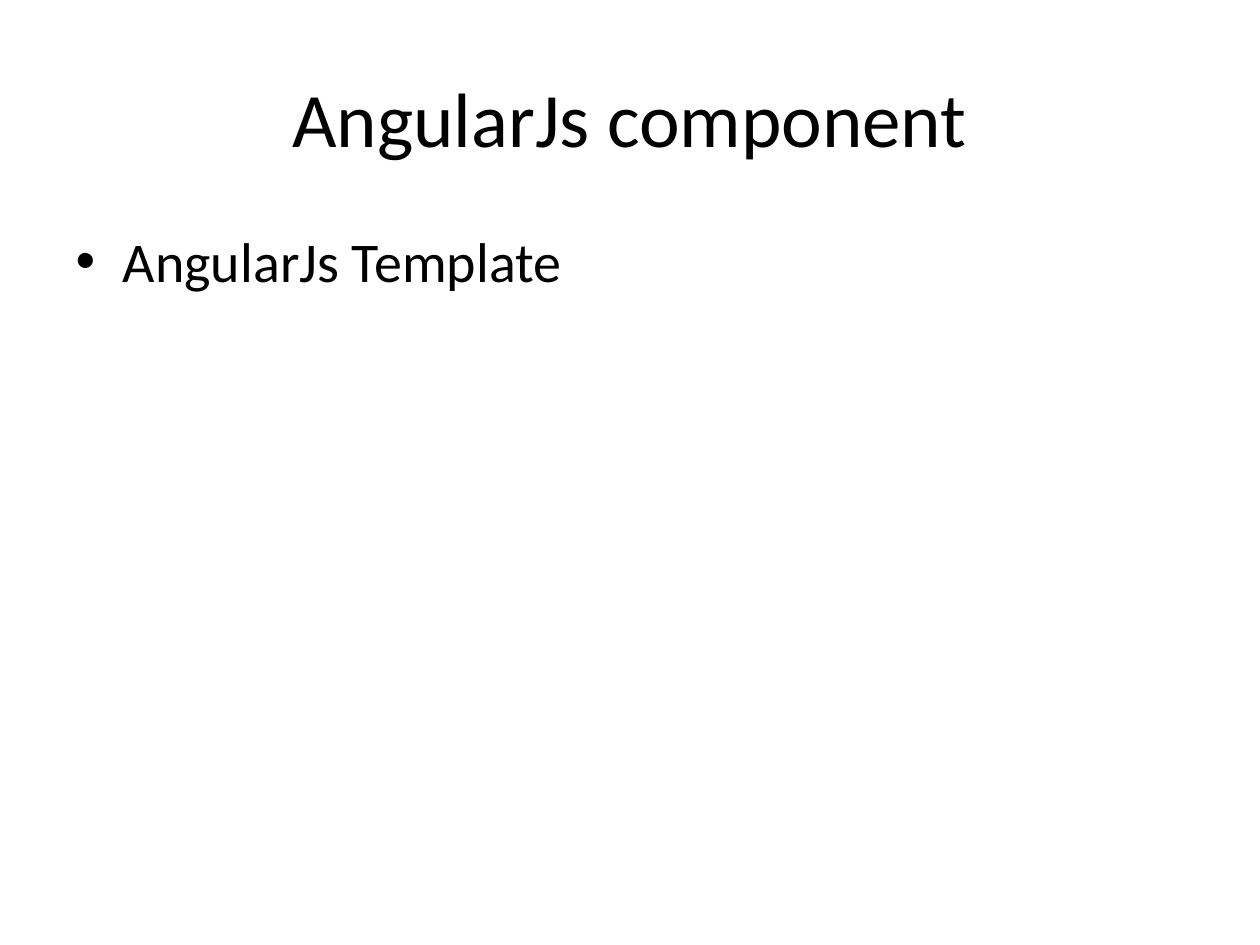
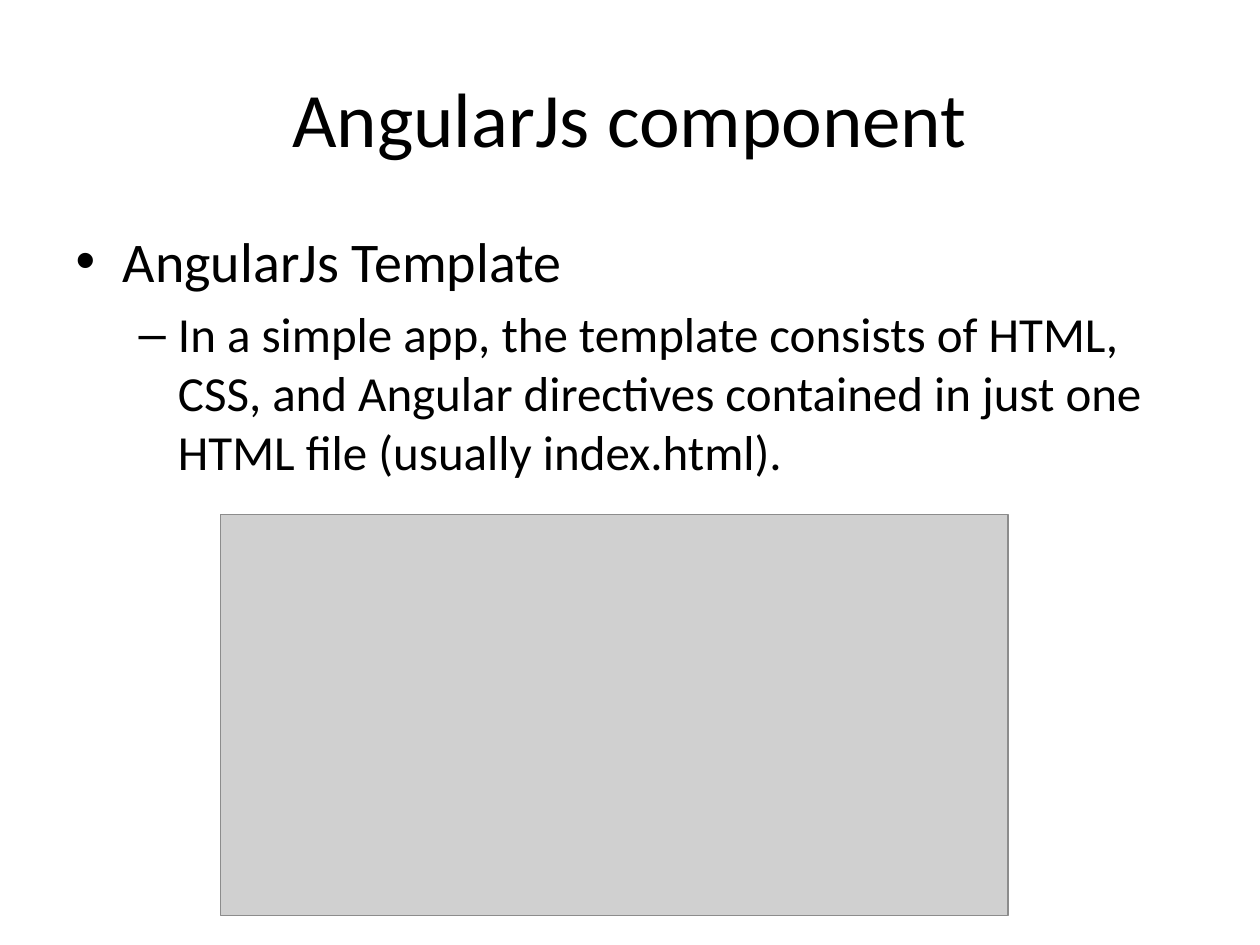
Before and after one commit to tasnim-reza/angularjs-class, a slide deck: slide 22 of class-2-Basic AngularJs/slides/basic angularjs.pptx (slide 23 before the commit). Drawn at 1260x945 pixels with LibreOffice and Linux fonts; fonts in the diff are those of the drawing; grey boxes stand for pictures. Boxes give left, top, right and bottom in pixels: in the first picture for what was removed or moved away, otherwise in the second. Text is boxed around its words. In the diff, an @@ line names an element or a change of style, - is before the commit and + after.

Commit message:
added angularjs component description class-2

```diff
--- a/class-2-Basic AngularJs/slides/basic angularjs.pptx
+++ b/class-2-Basic AngularJs/slides/basic angularjs.pptx
@@ text at bbox=[178, 318, 1142, 478]: paragraph added @@
+  – In a simple app, the template consists of HTML, CSS, and Angular directives contained in just one HTML file (usually index.html).
@@ picture added at bbox=[220, 514, 1008, 915] @@
```
Also in this commit, not shown: 14 other slides changed, 1 slide added, 1 slide removed, 7 other files.
